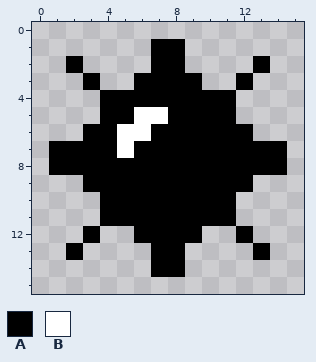
Pixel-art sprite, stored at minesweeper/assets/sprites/mine.png. Above: the version before the commit.
The file is 16x16 pixels.
Palette (. is transparent): A #000000  B #ffffff
Pixels before, first column x 1:
 1 ......AA......
 2 .A....AA....A.
 3 ..A..AAAA..A..
 4 ...AAAAAAAA...
 5 ...AABBAAAA...
 6 ..AABBAAAAAA..
 7 AAAABAAAAAAAAA
 8 AAAAAAAAAAAAAA
 9 ..AAAAAAAAAA..
10 ...AAAAAAAA...
11 ...AAAAAAAA...
12 ..A..AAAA..A..
13 .A....AA....A.
14 ......AA......
Now the later version:
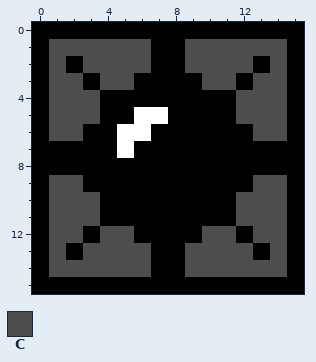
Colours new in this view: C #4d4d4d
Difference:
Colour A is added in row 0 at x 0 to 15; in rows 1 to 14 at x 0 and 15; in row 15 at x 0 to 15.
Colour C is added in row 1 at x 1 to 6 and 9 to 14; in row 2 at x 1, 3 to 6, 9 to 12 and 14; in row 3 at x 1 to 2, 4 to 5, 10 to 11 and 13 to 14; in rows 4 to 5 at x 1 to 3 and 12 to 14; in row 6 at x 1 to 2 and 13 to 14; in row 9 at x 1 to 2 and 13 to 14.
Colour C is added in rows 10 to 11 at x 1 to 3 and 12 to 14; in row 12 at x 1 to 2, 4 to 5, 10 to 11 and 13 to 14; in row 13 at x 1, 3 to 6, 9 to 12 and 14; in row 14 at x 1 to 6 and 9 to 14.
Pixel boxes of the changes (left, top, right, bottom) in both pictures:
added: (32, 22, 304, 294)
